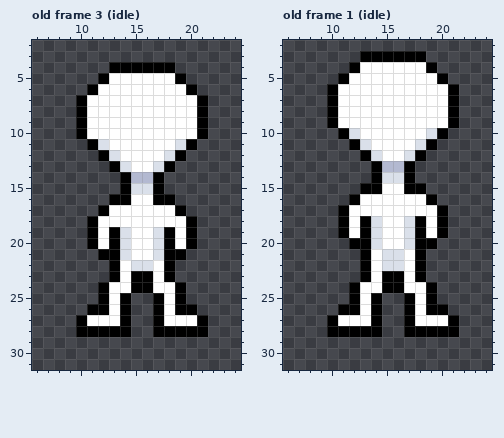
Pixel-art file: Assets/Aseprite/alien.aseprite. The first picture shows the starting point.
32x32 pixels, 4 frames. Shown: old frame 3 (idle): x 6..24, y 2..31; old frame 1 (idle): x 6..24, y 2..31. The commit also changed other frames, which this record leaves out.
New version:
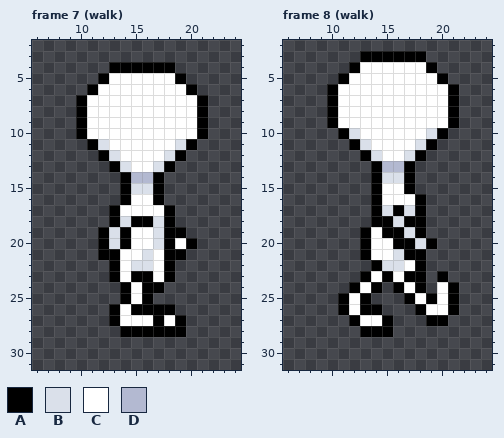
Palette (. is transparent): A #000000  B #dae0ea  C #ffffff  D #b3b9d1
A new or re-ordered frame is compared with the old frame closest to it.
Difference:
frames 4 -> 14
Frame 7 (walk) is new; against old frame 3 (idle):
The author put colour A in row 25 at x 16; in row 26 at x 15 to 16; in row 28 at x 15 to 16.
Colour B becomes colour A in rows 19 to 20 at x 14.
Colour C becomes colour A in row 17 at x 13 and 18; in row 18 at x 13, 15 to 16 and 18; in row 19 at x 12 and 19; in row 20 at x 12; in row 24 at x 14 and 17; in row 26 at x 13 and 18.
Colour C becomes colour A in row 27 at x 13 and 19.
Colour A becomes colour B in rows 19 to 20 at x 13.
Colour C becomes colour B in row 18 at x 14 and 17; in row 21 at x 16.
The author put colour C in row 25 at x 15; in row 27 at x 15 to 16.
Colour A becomes colour C in row 24 at x 15; in rows 26 to 27 at x 14.
Colour B becomes colour C in row 21 at x 14 and 17.
Colour A is gone in row 16 at x 13 and 18; in row 17 at x 12 and 19; in rows 18 to 19 at x 11 and 20; in row 20 at x 11; in row 24 at x 12 and 19; in row 25 at x 12, 17 and 19.
Colour A is gone in row 26 at x 11 to 12 and 19 to 20; in row 27 at x 10 and 21; in row 28 at x 10 to 13 and 20 to 21.
Colour C is gone in row 18 at x 12 and 19; in rows 24 to 25 at x 13 and 18; in row 27 at x 11 to 12 and 20.
Frame 8 (walk) is new; against old frame 1 (idle):
The author put colour A in row 23 at x 20; in row 24 at x 21; in row 25 at x 11 and 21; in row 26 at x 21; in rows 27 to 28 at x 15.
Colour B becomes colour A in row 18 at x 14 and 17; in row 20 at x 17.
Colour C becomes colour A in row 16 at x 14 and 18; in row 17 at x 14, 16 and 18; in row 18 at x 15; in row 19 at x 15 to 16; in row 20 at x 16; in row 21 at x 17.
Colour C becomes colour A in row 22 at x 14; in row 23 at x 17; in row 24 at x 14 and 18; in row 25 at x 13; in row 26 at x 13 and 18; in row 27 at x 12 and 19 to 20.
Colour A becomes colour B in row 20 at x 18.
Colour C becomes colour B in row 17 at x 15 and 17; in row 18 at x 16.
The author put colour C in rows 24 to 25 at x 20.
Colour A becomes colour C in row 23 at x 16; in row 25 at x 12; in row 26 at x 12 and 19 to 20; in row 27 at x 14.
Colour B becomes colour C in rows 19 to 20 at x 14; in row 21 at x 15.
Colour A is gone in row 15 at x 13 and 18; in row 16 at x 12 and 19; in row 17 at x 11 and 20; in row 18 at x 11, 13 and 20; in row 19 at x 11 and 20; in row 20 at x 12.
Colour A is gone in row 22 at x 13; in row 24 at x 15 and 19; in row 25 at x 14; in row 26 at x 17; in row 27 at x 10, 17 and 21; in row 28 at x 10 to 12 and 17 to 21.
Colour C is gone in row 16 at x 13; in row 17 at x 12 to 13 and 19; in rows 18 to 19 at x 12 and 19; in row 27 at x 11 and 18.
Pixel boxes of the changes (left, top, right, bottom) in both pictures:
changed: (76, 194, 208, 337)
changed: (327, 183, 459, 337)
